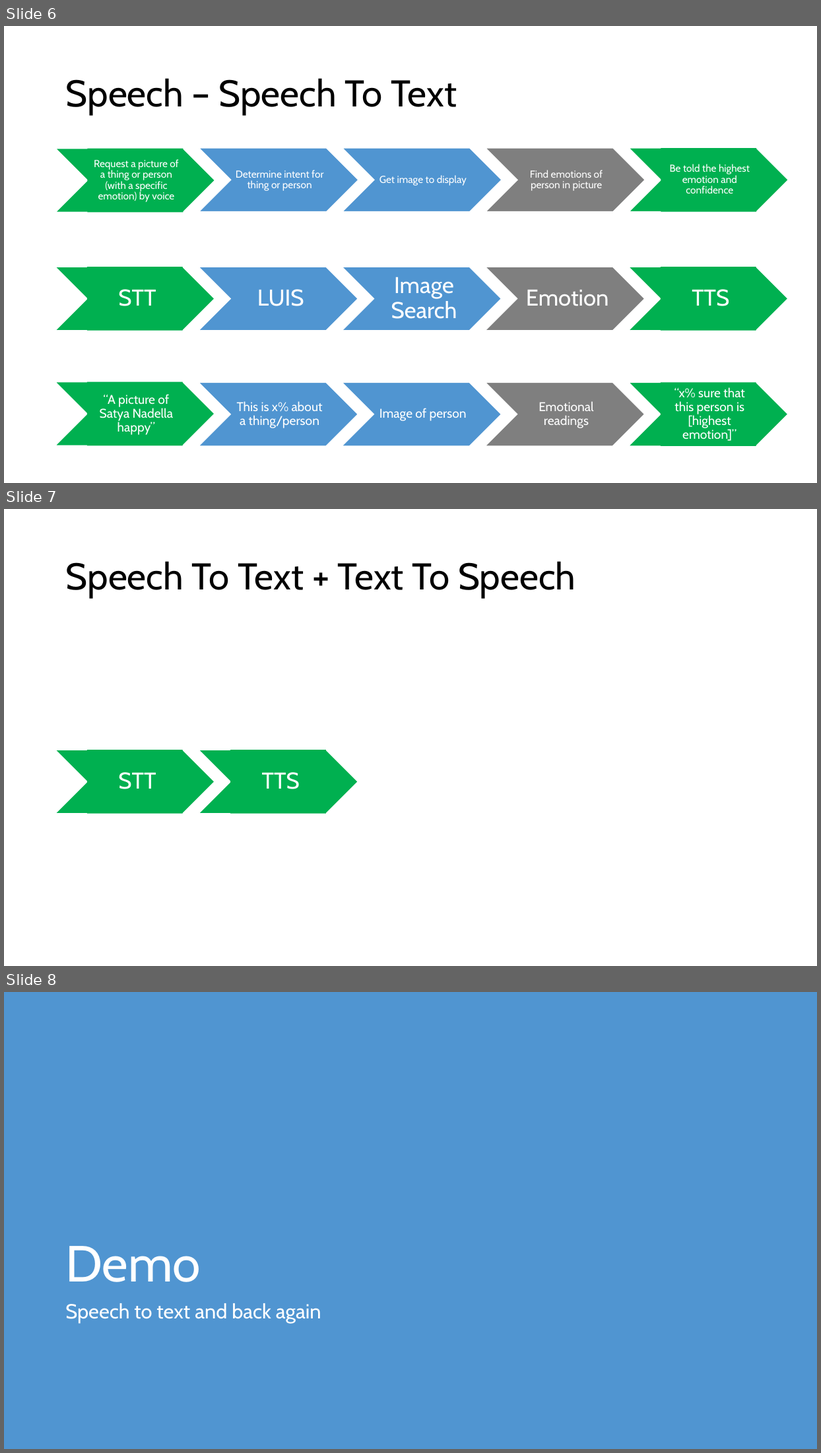
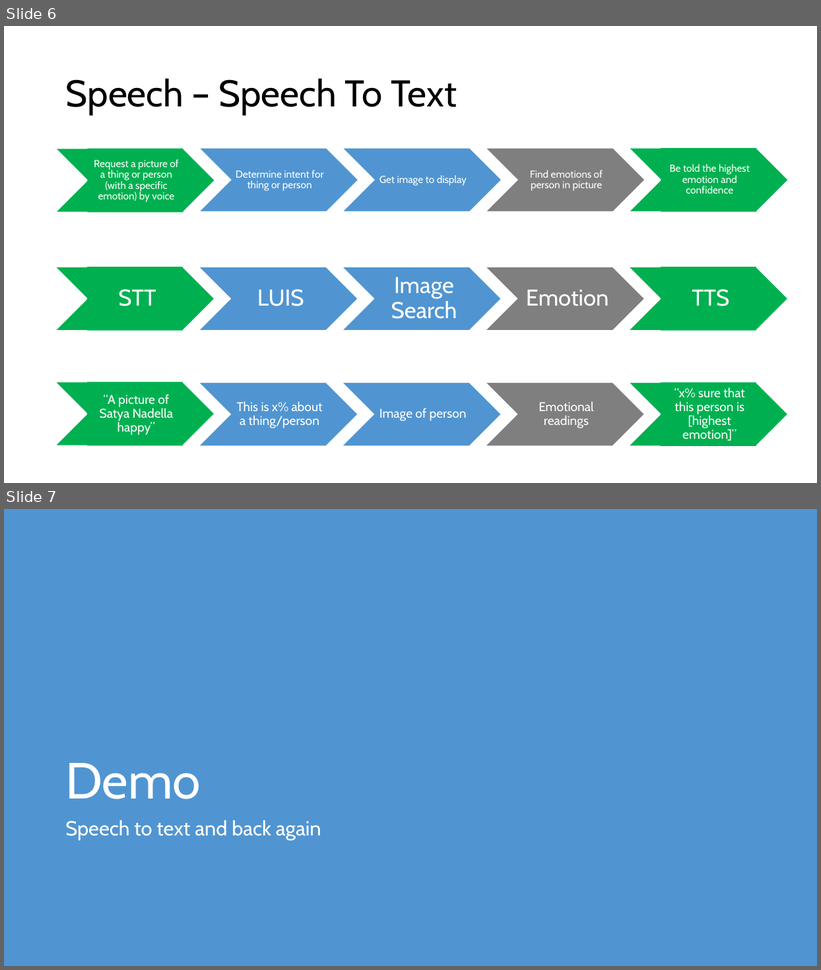
Before and after one commit to warpyu/TechnicalCommunityContent, a slide deck: Intelligent Services/Cognitive Services/Session 2 - Starting with Cognitive Services/Starting with Cognitive Services.pptx. Shown one above the other, each under a label of ours: slides 6, 7 and 8 before the commit, slides 6 and 7 after it. The pictures are 821x1453 and 821x970 pixels, drawn with LibreOffice and Linux fonts; fonts in the diff are those of the drawing. Boxes give left, top, right and bottom in pixels: in the first picture for what was removed or moved away, otherwise in the second. Text is boxed around its words. In the diff, an @@ line names an element or a change of style, - is before the commit and + after.

```diff
--- a/Intelligent Services/Cognitive Services/Session 2 - Starting with Cognitive Services/Starting with Cognitive Services.pptx
+++ b/Intelligent Services/Cognitive Services/Session 2 - Starting with Cognitive Services/Starting with Cognitive Services.pptx
@@ slide 7 removed at bbox=[4, 509, 817, 966], background #FFFFFF @@
@@ title removed at bbox=[66, 561, 576, 598] @@
-Speech To Text + Text To Speech
@@ chevron removed at bbox=[55, 750, 215, 813] @@
@@ rectangle removed at bbox=[87, 750, 183, 813] @@
-STT
@@ chevron removed at bbox=[199, 750, 358, 813] @@
@@ rectangle removed at bbox=[230, 750, 326, 813] @@
-TTS
@@ what was slide 8 is now slide 7 @@
```
Also in this commit, not shown: 4 slides changed.
